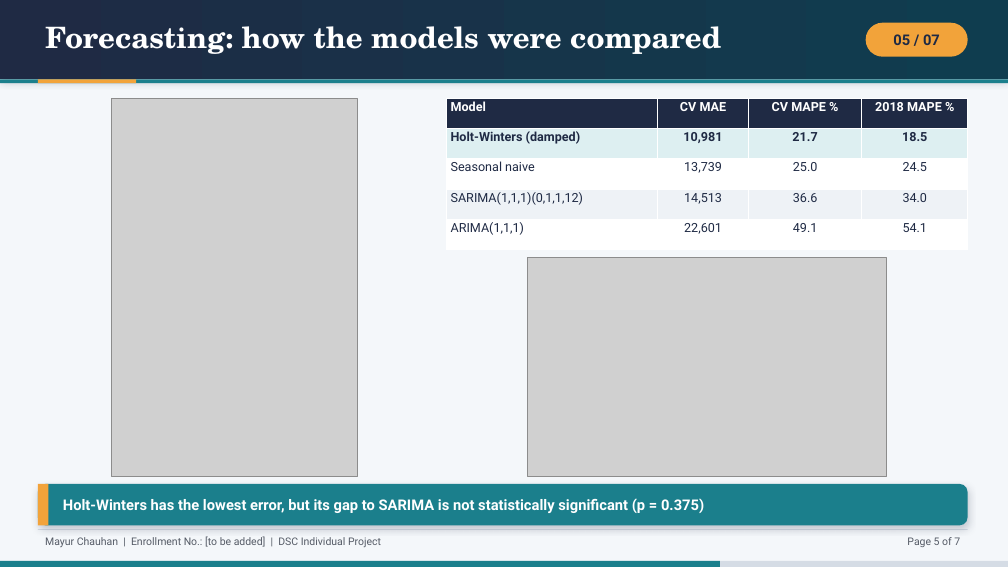
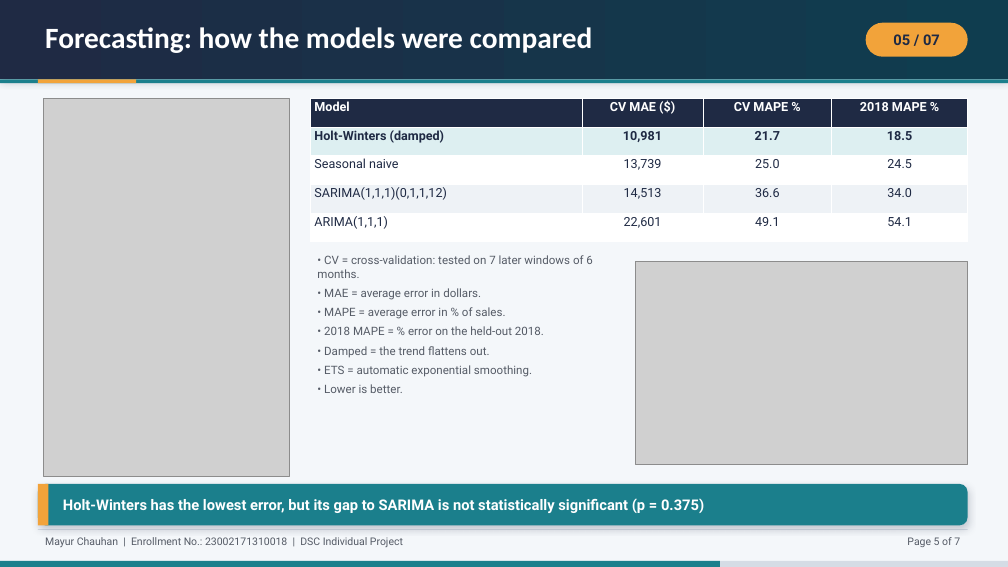
Before and after one commit to MayurChauhan-2950/Retail_Sales_Forecasting, a slide deck: slide 5 of presentation/Retail_Sales_Forecasting_Short.pptx. Drawn at 1008x567 pixels with LibreOffice and Linux fonts; fonts in the diff are those of the drawing; grey boxes stand for pictures. Boxes give left, top, right and bottom in pixels: in the first picture for what was removed or moved away, otherwise in the second. Text is boxed around its words. In the diff, an @@ line names an element or a change of style, - is before the commit and + after.

Commit message:
Update explainer (term glossary, viva checklist), deck design and details, README and Power BI status

```diff
--- a/presentation/Retail_Sales_Forecasting_Short.pptx
+++ b/presentation/Retail_Sales_Forecasting_Short.pptx
@@ text "Forecasting: how the models were ..." at bbox=[45, 27, 593, 53]: font TeX Gyre Schola to Calibri @@
@@ picture: place and size @@
-picture at bbox=[111, 98, 357, 476]
+picture at bbox=[43, 98, 289, 476]
@@ table at bbox=[310, 98, 968, 242] @@
-row 1, column 2: CV MAE
+row 1, column 2: CV MAE ($)
@@ table: place and size @@
-table at bbox=[446, 98, 968, 250]
+table at bbox=[310, 98, 968, 242]
@@ text added at bbox=[317, 255, 592, 393], 11 pt, text #555B66 @@
+• CV = cross-validation: tested on 7 later windows of 6 months.
+• MAE = average error in dollars.
+• MAPE = average error in % of sales.
+• 2018 MAPE = % error on the held-out 2018.
+• Damped = the trend flattens out.
+• ETS = automatic exponential smoothing.
+• Lower is better.
@@ picture: place and size @@
-picture at bbox=[528, 257, 887, 476]
+picture at bbox=[635, 262, 968, 465]
@@ text at bbox=[45, 537, 403, 547]: text changed @@
-Mayur Chauhan | Enrollment No.: [to be added] | DSC Individual Project
+Mayur Chauhan | Enrollment No.: 23002171310018 | DSC Individual Project
```
Also in this commit, not shown: 6 other slides changed, 8 other files.
